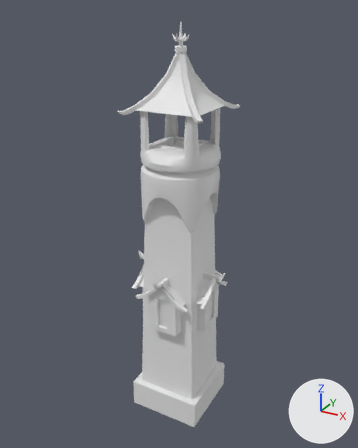
The Blender file Models/Towers/Blenderfile/Fire Tower.blend: old version first, new version second.
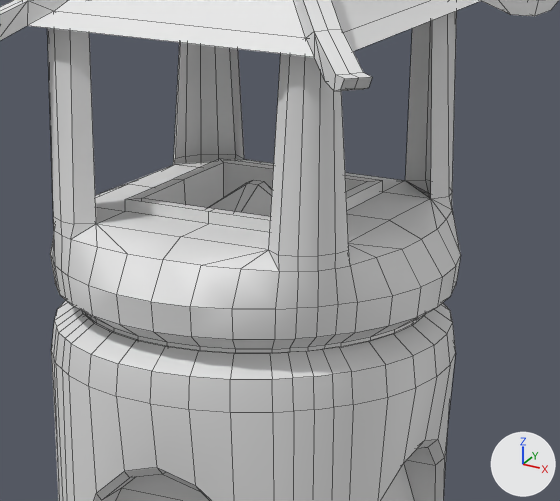
The first picture shows the older version from a camera (50 mm lens) standing at (5.66, -10.35, 10.77) and looking at (-0.09, 0.1, 5.54). The close-ups show both versions on the part from 36% to 67% of the width and 24% to 46% of the height of that picture; other places that the commit changed are outside them. The axes (+X, +Y, +Z) are drawn at lower right. The lights are the same throughout. The close-ups show mesh edges as thin lines.

Names of what the first close-up shows: 'Tower', 'TowerTop'.
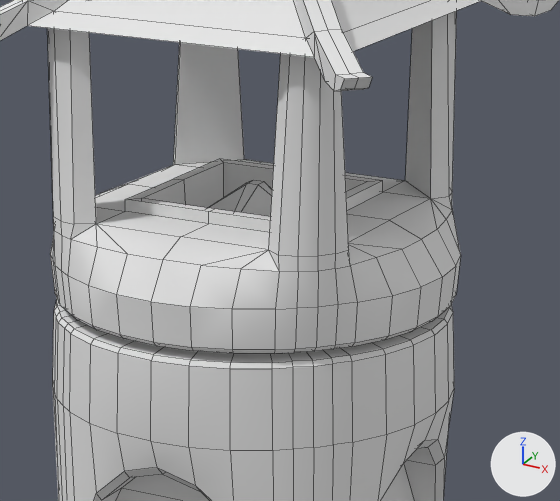
What differs and where, as boxes (x1, y1, x2, y2) in the close-ups (560 x 501 px):
'TowerTop', reshaped: before (0, 0, 559, 353); after (0, 0, 559, 354)
'Tower', reshaped: before (51, 301, 456, 501); after (53, 299, 454, 501)
part 1 of me_cube_000, built on: before (50, 255, 461, 349); after (50, 20, 461, 354)

The change, as a diff of the scene's bpy script:
```diff
--- a/Models/Towers/Blenderfile/Fire Tower.blend.py
+++ b/Models/Towers/Blenderfile/Fire Tower.blend.py
@@ mat_tower_firem @@
+mat_tower_firem = diffuse_material('Tower_FireM')
+mat_tower_firem.base_color = (0.8, 0.8, 0.8)  # white #e7e7e7
@@ mat_tower_firetopm @@
+mat_tower_firetopm = diffuse_material('Tower_FireTopM')
+mat_tower_firetopm.base_color = (0.8, 0.8, 0.8)  # white #e7e7e7
@@ me_cube_000 @@
 # used by ob_towertop; location = (0.0, 0.0, 0.0)
-me_cube_000.from_pydata(...)  # 629 vertices, 649 faces; spans x -1.09..1.11, y -1.09..1.1, z 7.2..10.48
+me_cube_000.from_pydata(...)  # 669 vertices, 693 faces; spans x -1.09..1.11, y -1.09..1.1, z 7.2..10.48
+# me_cube_000 part 1
+# 40 vertices are removed from x -0.96..0.97, y -0.96..0.97, z 7.31
+# 80 faces are deleted
+# 70 vertices are added at x -0.96..0.98, y -0.96..0.97, z 7.23..7.26
+# 5 new vertices lie (-0.01, -0.01, -0.19) away from vertices in x 0.39..0.97, y 0.2..0.91, z 7.45
+# 5 new vertices lie (0.02, -0.01, -0.19) away from vertices in x -0.96..-0.69, y 0.2..0.7, z 7.45
+# 124 new faces join them
+me_cube_000.materials.append(mat_tower_firetopm)  # white #e7e7e7
@@ me_cube_001 @@
 # used by ob_tower; location = (0.0, 0.0, 0.0)
-me_cube_001.from_pydata(...)  # 549 vertices, 527 faces; spans x -1.31..1.31, y -1.31..1.31, z 0.0..7.2
+me_cube_001.from_pydata(...)  # 588 vertices, 588 faces; spans x -1.31..1.31, y -1.31..1.31, z 0.0..7.2
+# me_cube_001 part 2
+# 40 faces are deleted
+# 40 vertices in x -0.98..0.98, y -0.98..0.98, z 6.97 move by (0.0, 0.0, -0.18)
+# 7 vertices in x 0.37..0.89, y 0.37..0.89, z 7.12 move by (-0.01, -0.01, 0.07)
+# 7 vertices in x -0.89..-0.37, y 0.37..0.89, z 7.12 move by (0.01, -0.01, 0.07)
+# 7 vertices in x 0.37..0.89, y -0.89..-0.37, z 7.12 move by (-0.01, 0.01, 0.07)
+# 7 vertices in x -0.89..-0.37, y -0.89..-0.37, z 7.12 move by (0.01, 0.01, 0.07)
+# 12 vertices move from x -0.96..0.96, y -0.96..0.96, z 7.12 to x -0.95..0.95, y -0.95..0.95, z 7.19
+# 40 vertices are added at x -0.97..0.97, y -0.97..0.97, z 7.17
+# 80 new faces join them
+me_cube_001.materials.append(mat_tower_firem)  # white #e7e7e7
```
